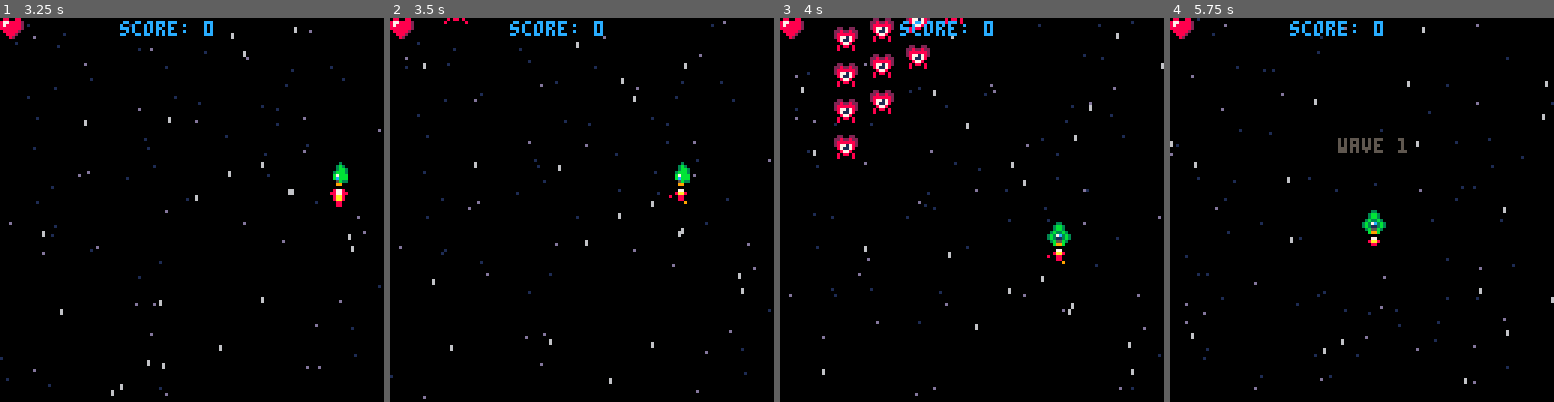
Above: before the commit, frames 1-4 (left to right).
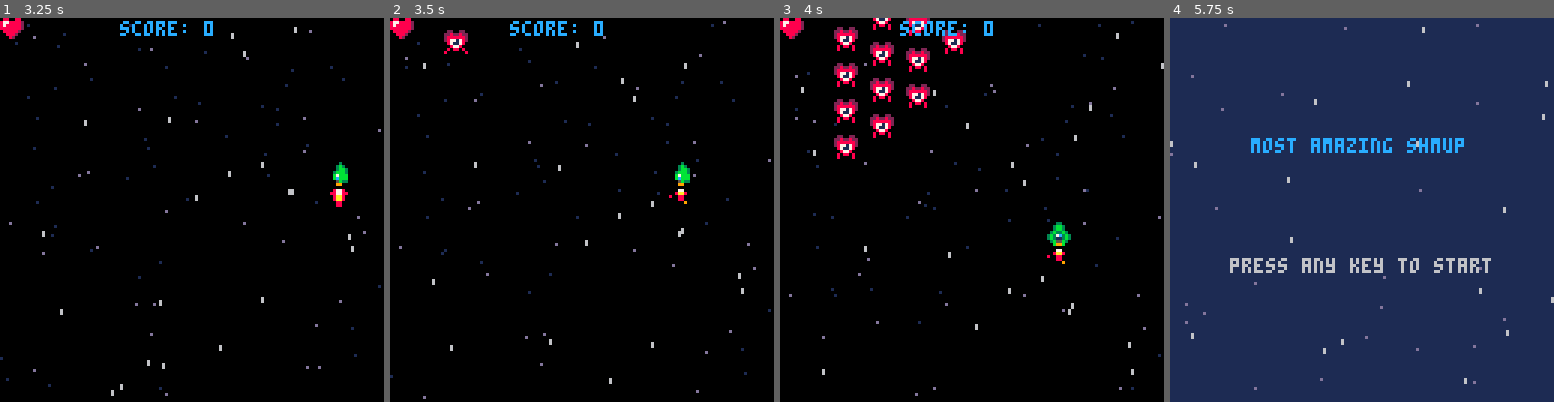
Above: after the commit, the same moments.

Repository: joaquimgamero/pico8-shmup
Game: PICO-8 cartridge shmup.p8
Two runs of this game, one before a commit and one after it. Both use one fixed random seed, a clock stepped at 60 frames per second and the inputs below.
Inputs:
- Up to frame 1 (3.25 s): tap X (X key) at 0.33, 1.07, 1.85, 2.97 s; tap O (Z key) at 0.7, 1.7, 2.1, 2.5, 2.9 s; hold Right 1.6-2.1 s; hold Up 2.15-2.42 s; hold Right 2.47-3.03 s; hold Left from 3.08 s (still down)
- Up to frame 2 (3.5 s): keep holding Left; tap O (Z key) at 3.3 s
- Up to frame 3 (4 s): release Left at 3.58 s; hold Down 3.63-3.97 s; tap O (Z key) at 3.7 s
- Up to frame 4 (5.75 s): hold Right 4.02-4.68 s; tap X (X key) at 4.08, 5.2 s; tap O (Z key) every 0.4 s from 4.1 to 5.7 s; hold Up 4.73-5.03 s; hold Left 5.08-5.68 s; hold Down from 5.73 s (still down)

Frame 1 is identical in both runs. In frame 2, 0.3% of the frame differs, in the area x 14-21%, y 0-10%; in frame 3, 2.2%; in frame 4, 99%, in the area x 0-100%, y 0-100%.

Commit message:
feat: linear easing function to animate fly-in

Diff:
--- a/shmup.p8
+++ b/shmup.p8
@@ -850,7 +850,8 @@
 
 	if en.mission=='flyin' then
 		-- flying in
-		en.y+=3
+		-- w linear easing function
+		en.y+=(en.target_y-en.y)/10
 
 		if en.y>=en.target_y then
 			en.mission='protect'
